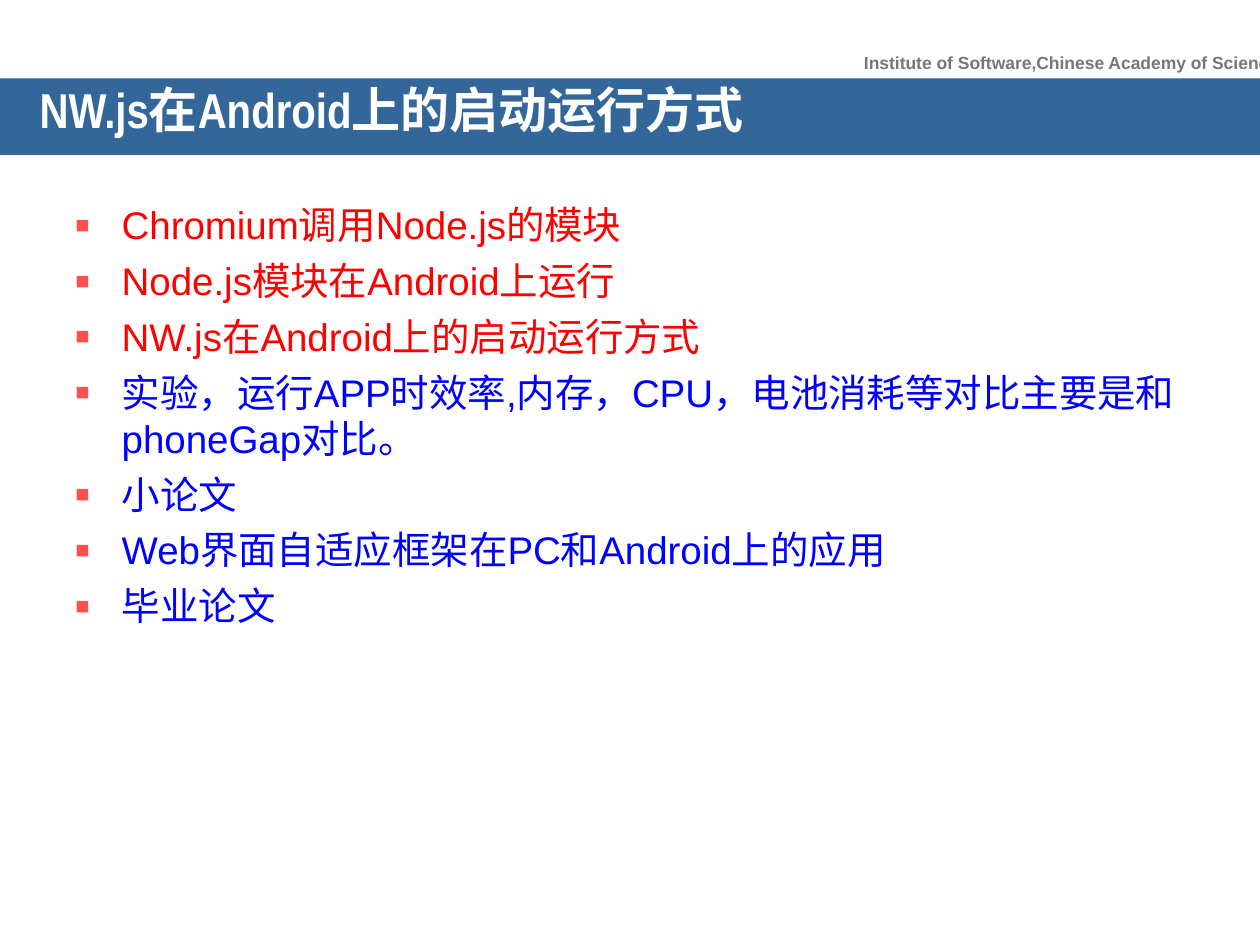
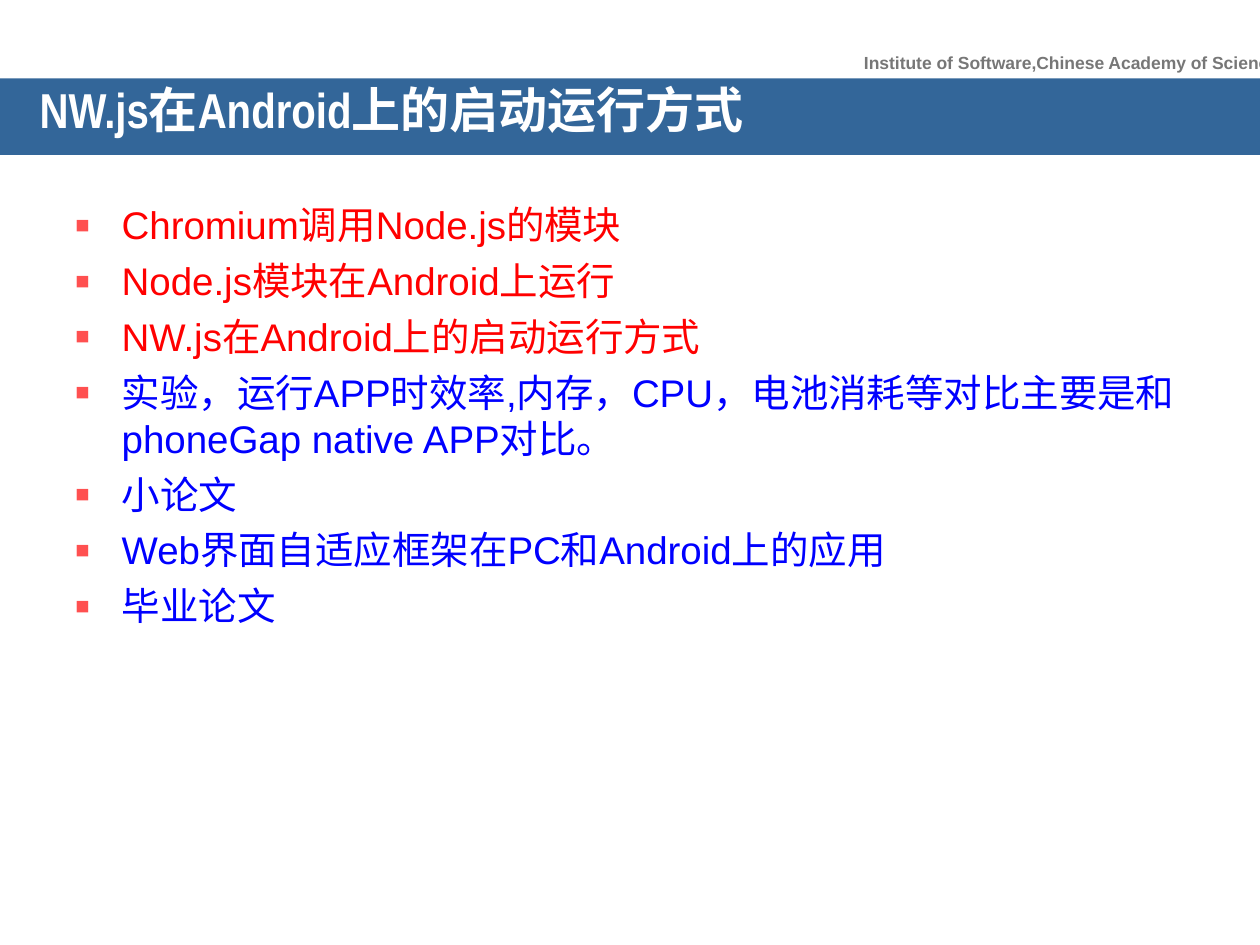
Before and after one commit to songxiaoyuan/MyOrdinaryFiles, a slide deck: slide 7 of 研究现状以及未来工作.ppt. Drawn at 1260x945 pixels with LibreOffice and Linux fonts; fonts in the diff are those of the drawing; background and template pictures are left out. Boxes give left, top, right and bottom in pixels: in the first picture for what was removed or moved away, otherwise in the second. Text is boxed around its words. In the diff, an @@ line names an element or a change of style, - is before the commit and + after.

```diff
--- a/研究现状以及未来工作.ppt
+++ b/研究现状以及未来工作.ppt
@@ text at <box>122,374,1175,460</box>: text changed @@
-▪ 实验，运行APP时效率,内存，CPU，电池消耗等对比主要是和phoneGap对比。
+▪ 实验，运行APP时效率,内存，CPU，电池消耗等对比主要是和phoneGap native APP对比。
```
Also in this commit, not shown: 6 other slides changed, 6 other files.
